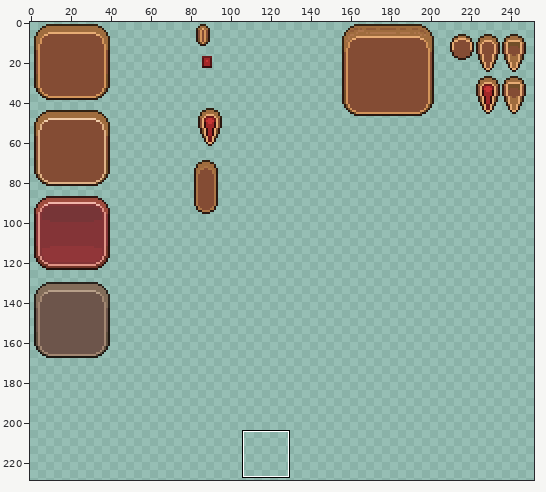
Two states of a sprite sheet, godot/assets/ui/theme.png. The picture above shows the old version from afar; the outline marks the close-up.
Close-up. As it was:
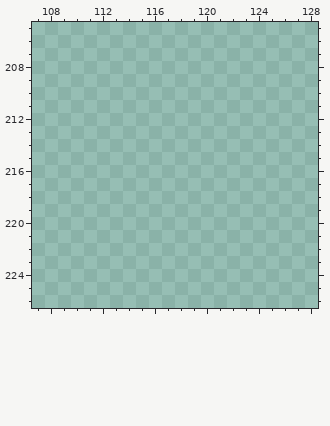
The file is 256x256 pixels. Colours within 5 levels of each other are drawn and written as one. Shown: x 107..128, y 205..226. The wide view leaves out empty margins. The commit also changed other parts of the picture, which this record leaves out.
The result:
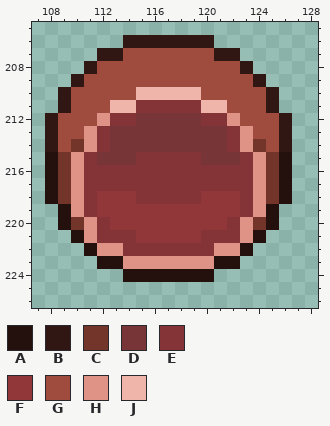
Palette (. is transparent): A #24100c  B #311713  C #733529  D #773537  E #843437  F #913639  G #9f4c3e  H #df9386  J #f0b5aa
From old to new:
@@ x 107..128 @@
 205 ......................
-206 ......................
-207 ......................
-208 ......................
-209 ......................
-210 ......................
-211 ......................
-212 ......................
-213 ......................
-214 ......................
-215 ......................
-216 ......................
-217 ......................
-218 ......................
-219 ......................
-220 ......................
-221 ......................
-222 ......................
-223 ......................
-224 ......................
+206 .......BBBBBBB........
+207 .....BBGGGGGGGBB......
+208 ....BGGGGGGGGGGGB.....
+209 ...BGGGGGGGGGGGGGB....
+210 ..BGGGGGJJJJJGGGGGB...
+211 ..BGGGJJEEEEEJJGGGB...
+212 .BGGGHEEDDDDDEEHGGGB..
+213 .BGGHEDDDDDDDDDEHGGB..
+214 .BGCHEDDDDDDDDDEHCGB..
+215 .ACHEDDDEEEEEDDDEHCA..
+216 .ACHEEEEEEEEEEEEEHCA..
+217 .ACHEEEEEEEEEEEEEHCA..
+218 .ACHEFFFEEEEEFFFEHCA..
+219 ..AHEFFFFFFFFFFFEHA...
+220 ..ACHEFFFFFFFFFEHCA...
+221 ...AHEEEFFFFFEEEHA....
+222 ....AHHEEEEEEEHHA.....
+223 .....AAHHHHHHHAA......
+224 .......AAAAAAA........
 225 ......................
